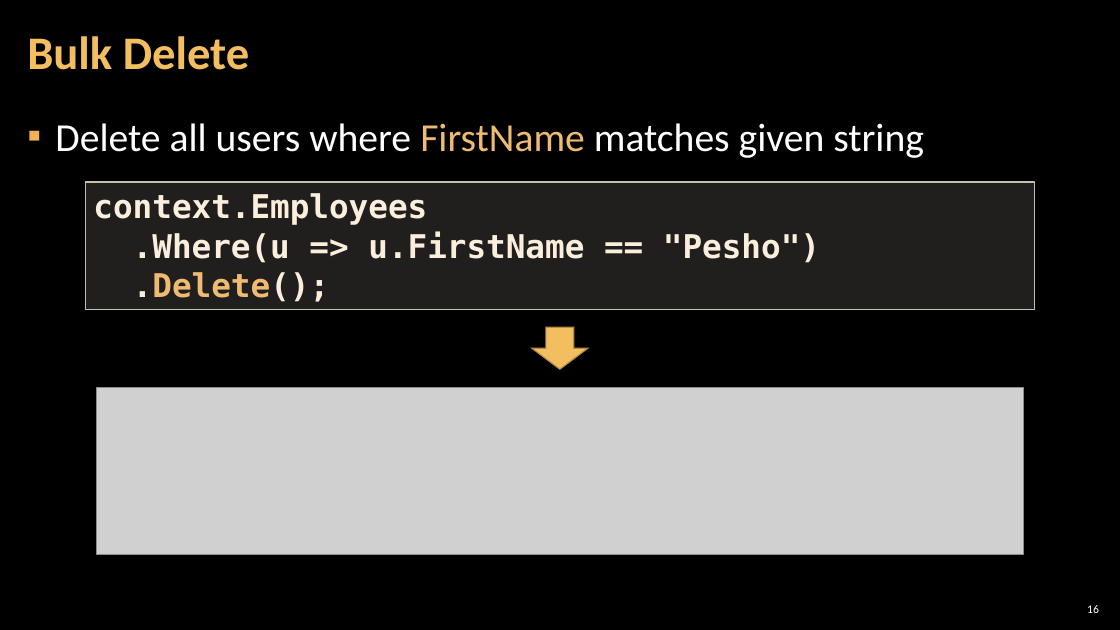
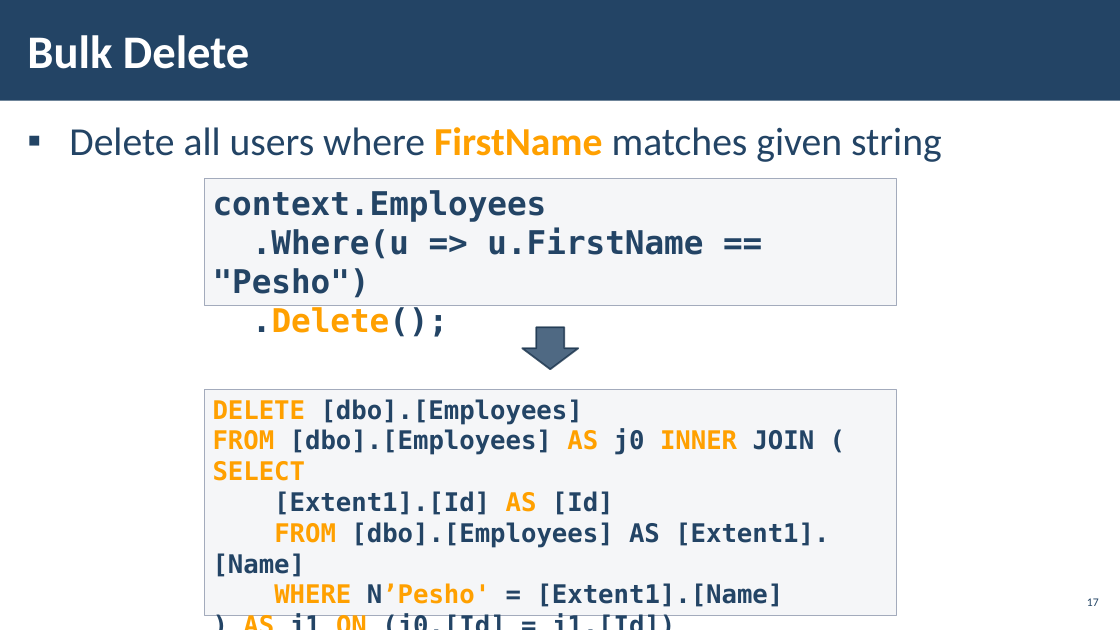
Before and after one commit to pirocorp/Databases-Advanced---Entity-Framework, a slide deck: slide 17 of 07. Advanced Querying/07. DB-Advanced-EF-Core-Advanced-Querying.pptx (slide 16 before the commit). Drawn at 1120x630 pixels with LibreOffice and Linux fonts; fonts in the diff are those of the drawing; grey boxes stand for pictures; background and template pictures are left out. Boxes give left, top, right and bottom in pixels: in the first picture for what was removed or moved away, otherwise in the second. Text is boxed around its words. In the diff, an @@ line names an element or a change of style, - is before the commit and + after.

```diff
--- a/07. Advanced Querying/07. DB-Advanced-EF-Core-Advanced-Querying.pptx
+++ b/07. Advanced Querying/07. DB-Advanced-EF-Core-Advanced-Querying.pptx
@@ rectangle added at <box>0,0,1120,101</box>, fill #234465 @@
@@ title "Bulk Delete" at <box>27,35,249,69</box>: text colour #F3BE60 to #FFFFFF; line spacing 0.9 to 1 @@
@@ text "Delete all users where FirstName ..." at <box>69,127,942,162</box>: text colour #FFFFFF to #234465 in "Delete all users where matches given string"; text colour #EFBB72 to #FFA000, bold on in "FirstName"; indent changed @@
@@ rectangle "context.Employees": place and size @@
-rectangle "context.Employees" at <box>85,182,1034,309</box>
+rectangle "context.Employees" at <box>204,178,896,305</box>
@@ rectangle "context.Employees" at <box>204,178,896,305</box>: text colour #FBEEDC to #234465 in "context.Employees", ".Where(u => u.FirstName == "Pesho")", ".Delete();"; text colour #EFBB72 to #FFA000 in ".Delete();"; fill #D9D5C7 at 15% opacity to #C2C7D2 at 15% opacity; outline #C7BFAC 1 pt to #A3ABBC 1 pt @@
@@ down arrow: place and size @@
-down arrow at <box>532,328,588,370</box>
+down arrow at <box>523,328,579,370</box>
@@ down arrow at <box>523,328,579,370</box>: fill #F3BE60 to #234465 at 80% opacity; outline #B48D47 1 pt to #1A334C 1.5 pt @@
@@ picture removed at <box>97,387,1023,555</box> @@
@@ rectangle added at <box>204,390,896,616</box>, fill #C2C7D2 at 15% opacity, outline #A3ABBC 1 pt, 22 pt, text #234465, bold @@
+DELETE [dbo].[Employees]
+FROM [dbo].[Employees] AS j0 INNER JOIN (
+SELECT
+[Extent1].[Id] AS [Id]
+FROM [dbo].[Employees] AS [Extent1].[Name]
+WHERE N’Pesho' = [Extent1].[Name]
+) AS j1 ON (j0.[Id] = j1.[Id])
@@ page number added at <box>1087,598,1099,606</box>, 10 pt, text #234465 @@
+17
@@ page number removed at <box>1087,605,1099,613</box> @@
-16
```
Also in this commit, not shown: 31 other slides changed, 5 slides added, 4 slides removed.
